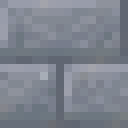
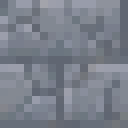
The second 128x128 image is a revision of the first. Changes to its layers:
added layer "Pasted Layer" above "stone_bricks.png" over [0, 0, 128, 120]
hid "stone_bricks.png" over [0, 0, 128, 120]
